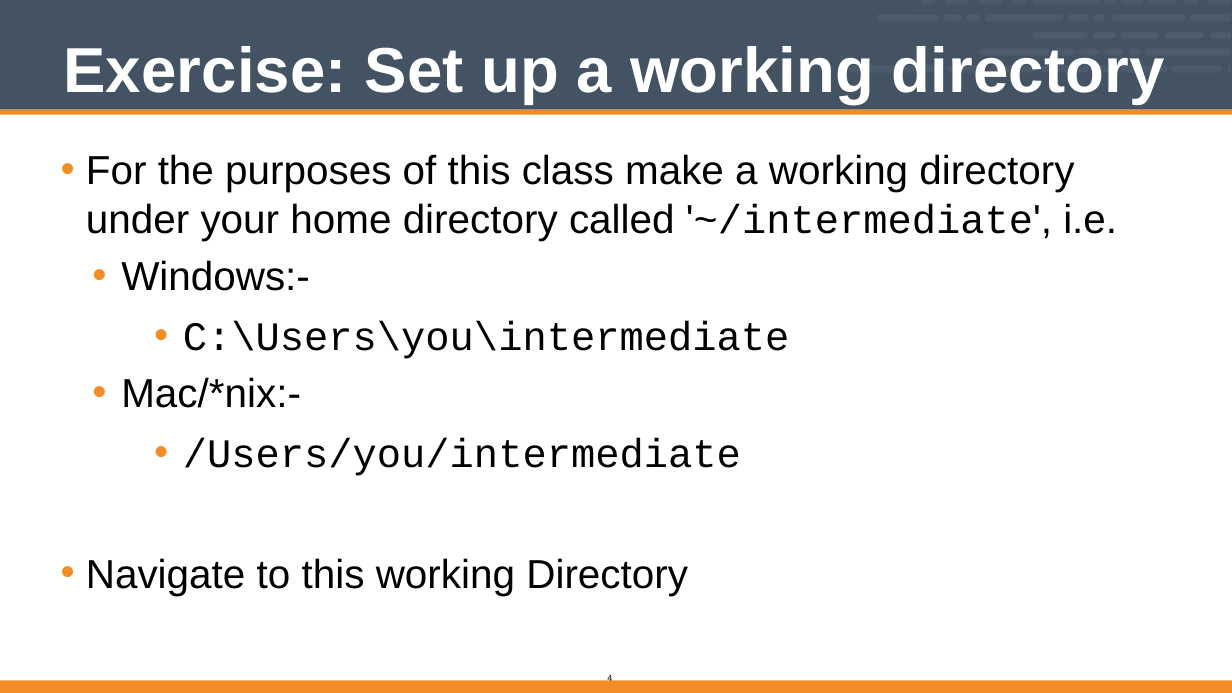
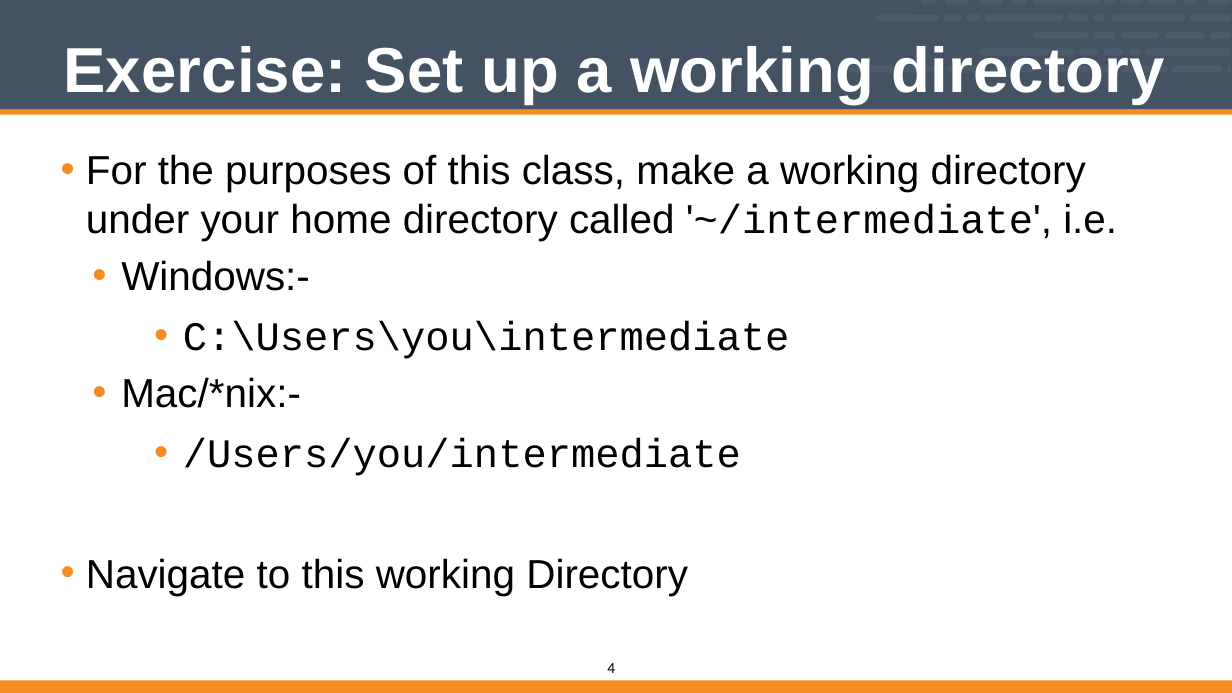
Before and after one commit to vinyar/chef-intermediate, a slide deck: slide 4 of Modules/02-Chef_Intermediate.pptx. Drawn at 1232x693 pixels with LibreOffice and Linux fonts; fonts in the diff are those of the drawing. Boxes give left, top, right and bottom in pixels: in the first picture for what was removed or moved away, otherwise in the second. Text is boxed around its words. In the diff, an @@ line names an element or a change of style, - is before the commit and + after.

```diff
--- a/Modules/02-Chef_Intermediate.pptx
+++ b/Modules/02-Chef_Intermediate.pptx
@@ text at [86,154,1117,240]: text changed @@
-• For the purposes of this class make a working directory under your home directory called '~/intermediate', i.e.
+• For the purposes of this class, make a working directory under your home directory called '~/intermediate', i.e.
@@ page number: place and size @@
-page number at [607,673,612,684]
+page number at [607,663,615,673]
@@ page number at [607,663,615,673]: size 10 to 16 pt @@
```
Also in this commit, not shown: 22 other slides changed, 2 slides added, 3 slides removed.
